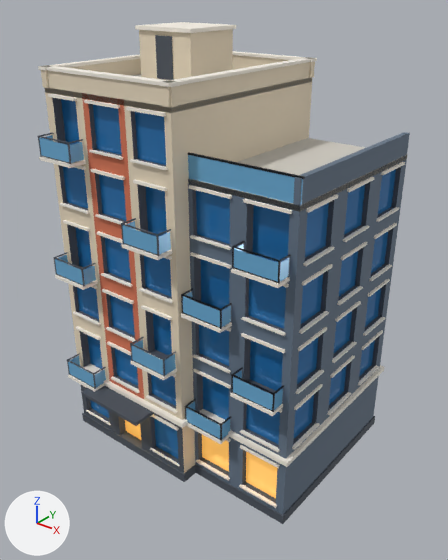
What one commit did to the glTF model public/models/buildings/02_modern_residential-lod1.glb.
The view is the same before and after, from a 50 mm camera at (18.4, -23.5, 23.8) aimed at (0.3, -0.8, 9.8). The lights are fixed; the arrows at lower left show +X, +Y and +Z. The older version comes first. Vertices at exactly the same position are counted once.

Script lines for the objects in view, before the commit:
```python
me_residencialmoderno_lod1 = bpy.data.meshes.new('ResidencialModerno_LOD1')
me_residencialmoderno_lod1.from_pydata(...)  # 3341 vertices, 5248 faces; spans x -7.0..7.0, y -6.7..5.5, z 0.0..21.8
me_residencialmoderno_lod1.materials.append(mat_wall_modern_sand)  # beige #eadbc1
me_residencialmoderno_lod1.materials.append(mat_wall_modern_coral)  # orange #d47555
me_residencialmoderno_lod1.materials.append(mat_wall_modern_slate)  # greyish blue #647486
me_residencialmoderno_lod1.materials.append(mat_trim_ivory)  # white #faf4e8
me_residencialmoderno_lod1.materials.append(mat_trim_dark_concrete)  # greyish blue #4c535d
me_residencialmoderno_lod1.materials.append(mat_metal_iron)  # dark grey #232830
me_residencialmoderno_lod1.materials.append(mat_glass_sky)  # blue #2b78b8
me_residencialmoderno_lod1.materials.append(mat_glass_frosted)  # blue #6fb1db
me_residencialmoderno_lod1.materials.append(mat_glass_warm_shop)  # orange #ffd07b, glowing orange #c48a39
me_residencialmoderno_lod1.materials.append(mat_roof_gravel)  # light grey #cfcbc2
me_residencialmoderno_lod1.materials.append(mat_lamp_glow)  # beige #fff0be, glowing orange #ffd479
ob_residencialmoderno_lod1 = bpy.data.objects.new('ResidencialModerno_LOD1', me_residencialmoderno_lod1)
ob_residencialmoderno_lod1.location = (0.0, 0.0, 0.0)
```
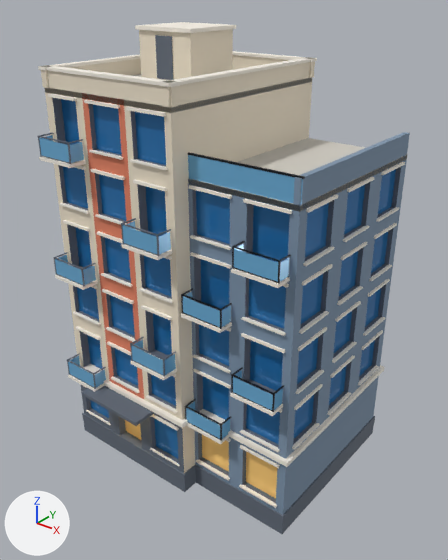
Boxes [x1, y1, x2, y2] around the edits, measured in the pictures (448 x 560 px; the box of a moved part takes in the faces that stretch with it):
'ResidencialModerno_LOD1', reshaped
    before: [37, 22, 410, 524]
    after: [37, 22, 410, 534]
part 1 of me_residencialmoderno_lod1, moved or reshaped
    before: [82, 78, 410, 524]
    after: [82, 78, 410, 534]
part 2 of me_residencialmoderno_lod1, edited (looks the same)
    both: [41, 29, 315, 420]
part 3 of me_residencialmoderno_lod1, edited (looks the same)
    both: [82, 93, 139, 397]
part 4 of me_residencialmoderno_lod1, recoloured
    both: [188, 132, 408, 515]
part 5 of me_residencialmoderno_lod1, edited (looks the same)
    both: [38, 22, 405, 508]
part 6 of me_residencialmoderno_lod1, recoloured
    both: [38, 35, 401, 516]
part 7 of me_residencialmoderno_lod1, edited (looks the same)
    both: [61, 99, 396, 459]
part 8 of me_residencialmoderno_lod1, recoloured (darker)
    both: [125, 420, 277, 498]

What the commit changed:
Picture 'caceres_buildings_atlas' (img_caceres_buildings_atlas) is new.
Picture 'caceres_buildings_mr' (img_caceres_buildings_mr) is new.
Picture 'caceres_buildings_emissive' (img_caceres_buildings_emissive) is new.
Material 'CC_Atlas_Opaque' (mat_cc_atlas_opaque) is new.
Uses the picture img_caceres_buildings_atlas.
Uses the picture img_caceres_buildings_mr.
Material 'CC_Atlas_Glass' (mat_cc_atlas_glass) is new.
Uses the picture img_caceres_buildings_atlas.
Uses the picture img_caceres_buildings_emissive.
Uses the picture img_caceres_buildings_mr.
me_residencialmoderno_lod1 is used by ob_residencialmoderno_lod1; location (0.0, 0.0, 0.0).
me_residencialmoderno_lod1 had 3341 vertices, 5248 faces and spanned x -7.0..7.0, y -6.7..5.5, z 0.0..21.8.
me_residencialmoderno_lod1 no longer uses material mat_metal_iron (dark grey #232830).
me_residencialmoderno_lod1 no longer uses material mat_glass_frosted (blue #6fb1db).
me_residencialmoderno_lod1 no longer uses material mat_roof_gravel (light grey #cfcbc2).
me_residencialmoderno_lod1 no longer uses material mat_lamp_glow (beige #fff0be, glowing orange #ffd479).
me_residencialmoderno_lod1 now has 3357 vertices, 5272 faces and spans x -7.0..7.0, y -6.7..5.5, z -0.7..21.8.
Part 1, on me_residencialmoderno_lod1:
91 faces are deleted.
8 new vertices lie (0.0, 0.0, -0.7) away from vertices in x -6.9..6.9, y -5.4..5.4, z 0.0.
8 new vertices lie (0.0, 0.0, -0.5) away from vertices in x -6.9..6.9, y -5.4..5.4, z 0.5.
115 new faces join them, mat_cc_atlas_opaque.
me_residencialmoderno_lod1 part 2: 592 faces spanning x -6.9..1.3, y -5.4..5.4, z 3.8..21.6 switch from mat_wall_modern_sand (beige #eadbc1) to mat_cc_atlas_opaque.
me_residencialmoderno_lod1 part 3: 132 faces spanning x -6.8..-1.5, y -5.3..1.8, z 3.8..19.3 switch from mat_wall_modern_coral (orange #d47555) to mat_cc_atlas_opaque.
me_residencialmoderno_lod1 part 4: 492 faces spanning x 1.0..6.8, y -4.4..5.2, z 0.4..17.2 switch from mat_wall_modern_slate (greyish blue #647486) to mat_cc_atlas_opaque.
me_residencialmoderno_lod1 part 5: 2064 faces spanning x -7.0..7.0, y -6.2..5.5, z 0.4..21.8 switch from mat_trim_ivory (white #faf4e8) to mat_cc_atlas_opaque.
me_residencialmoderno_lod1 part 6: 1054 faces spanning x -6.9..6.9, y -6.7..5.4, z 0.4..21.4 switch from mat_trim_dark_concrete (greyish blue #4c535d) to mat_cc_atlas_opaque.
me_residencialmoderno_lod1 part 7: 140 faces spanning x -6.6..6.6, y -5.1..5.1, z 0.9..19.0 switch from mat_glass_sky (blue #2b78b8) to mat_cc_atlas_glass.
me_residencialmoderno_lod1 part 8: 6 faces spanning x -3.7..6.4, y -4.9..-4.1, z 0.4..3.3 switch from mat_glass_warm_shop (orange #ffd07b, glowing orange #c48a39) to mat_cc_atlas_glass.
